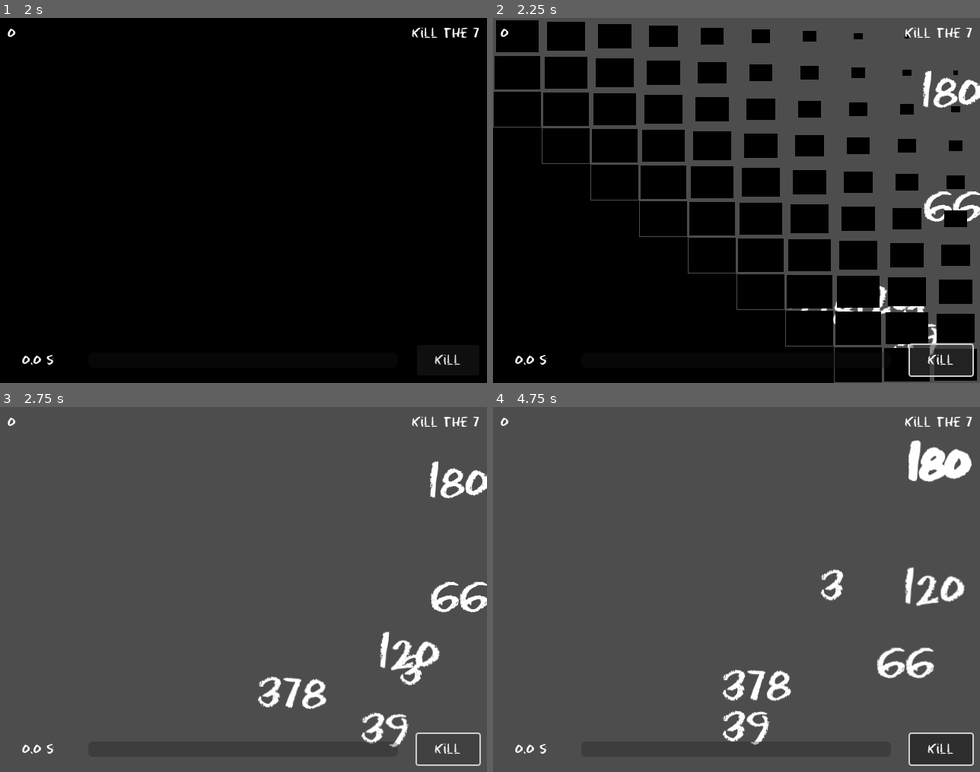
Above: before the commit, frames 1-4 (two rows, left to right).
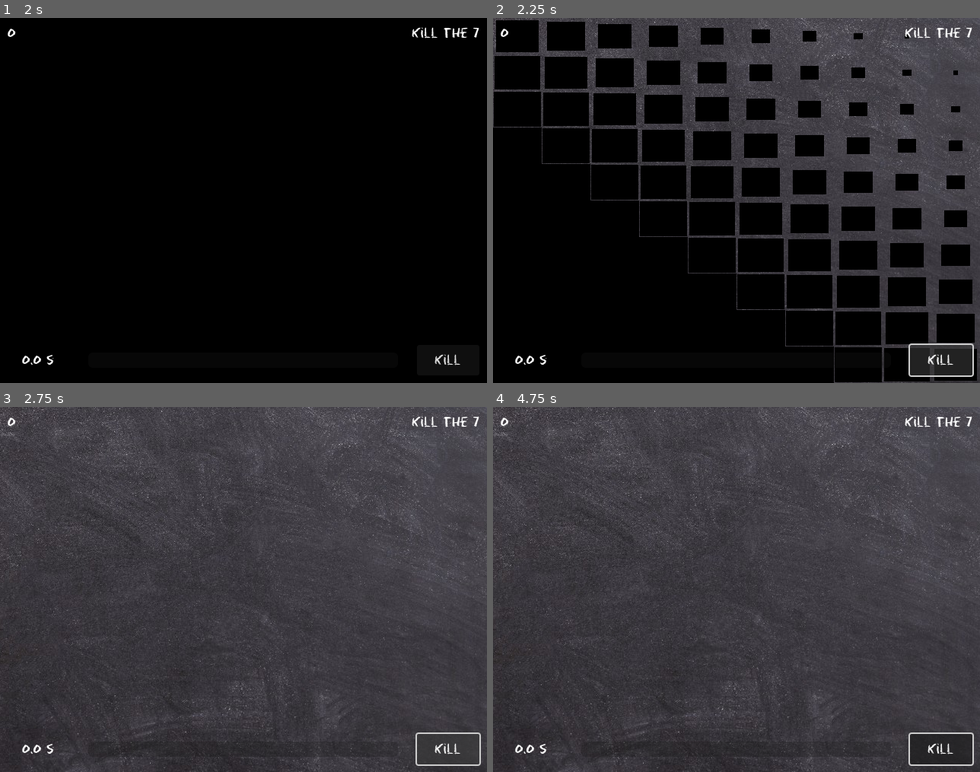
Above: after the commit, the same moments.

Repository: AntDum/UngodlyNumber
Game: Godot game, scene res://scenes/menu/main_menu.tscn
Two runs of this game, one before a commit and one after it. Both use one fixed random seed, a clock stepped at 60 frames per second and the inputs below.
Inputs (mouse positions are in pixels of both pictures, inside the frame that each line leads up to):
- Up to frame 1 (2 s): click "Play" at 0.5 s; click "Play" at 1.25 s
- Up to frame 2 (2.25 s): click "Kill" at 2 s
- Up to frame 3 (2.75 s): no input
- Up to frame 4 (4.75 s): click "Kill" at 2.75 s; click "Kill" at 3.5 s; move the mouse to (950, 483) at 4.27 s; click (950, 483) at 4.42 s

Frame 1 is identical in both runs. In frame 2, 3.9% of the frame differs, in the area x 0-100%, y 0-100%; in frame 3, 24%; in frame 4, 24%.

Commit message:
hello world

Diff:
--- a/scenes/Level.tscn
+++ b/scenes/Level.tscn
@@ -1,13 +1,21 @@
-[gd_scene load_steps=6 format=3 uid="uid://wavwqkxu8swx"]
+[gd_scene load_steps=7 format=3 uid="uid://c7hh264r55r2i"]
 
-[ext_resource type="Script" uid="uid://c3354xdut8i3c" path="res://scripts/stat_manager.gd" id="1_kl8ac"]
+[ext_resource type="Script" path="res://scripts/stat_manager.gd" id="1_kl8ac"]
 [ext_resource type="Script" uid="uid://dr4pjfyik17bx" path="res://scripts/game_manager.gd" id="1_uhqny"]
 [ext_resource type="Script" uid="uid://b67j40yg6h0jh" path="res://scenes/number_manager.gd" id="2_k5jlv"]
-[ext_resource type="PackedScene" uid="uid://dq0wpoywm1r6o" path="res://scenes/ui.tscn" id="3_6vs76"]
+[ext_resource type="PackedScene" path="res://scenes/ui.tscn" id="3_6vs76"]
+[ext_resource type="Texture2D" uid="uid://bnli8vd25t7wb" path="res://assets/blackboard.png" id="5_qifjx"]
 
 [sub_resource type="WorldBoundaryShape2D" id="WorldBoundaryShape2D_6vs76"]
 
 [node name="Level" type="Node2D"]
+
+[node name="TextureRect" type="TextureRect" parent="."]
+offset_left = -276.0
+offset_top = -185.0
+offset_right = 924.0
+offset_bottom = 615.0
+texture = ExtResource("5_qifjx")
 
 [node name="StatManager" type="Node" parent="."]
 script = ExtResource("1_kl8ac")
--- a/scenes/number.tscn
+++ b/scenes/number.tscn
@@ -10,6 +10,33 @@
 outline_color = Color(0.105882, 0.643137, 0.239216, 1)
 
 [sub_resource type="CircleShape2D" id="CircleShape2D_1u5is"]
+
+[sub_resource type="Animation" id="Animation_ctckn"]
+length = 0.001
+tracks/0/type = "value"
+tracks/0/imported = false
+tracks/0/enabled = true
+tracks/0/path = NodePath("Value:rotation")
+tracks/0/interp = 1
+tracks/0/loop_wrap = true
+tracks/0/keys = {
+"times": PackedFloat32Array(0),
+"transitions": PackedFloat32Array(1),
+"update": 0,
+"values": [0.0]
+}
+tracks/1/type = "value"
+tracks/1/imported = false
+tracks/1/enabled = true
+tracks/1/path = NodePath("Value:position")
+tracks/1/interp = 1
+tracks/1/loop_wrap = true
+tracks/1/keys = {
+"times": PackedFloat32Array(0),
+"transitions": PackedFloat32Array(1),
+"update": 0,
+"values": [Vector2(-172, -44)]
+}
 
 [sub_resource type="Animation" id="Animation_1u5is"]
 resource_name = "idle"
@@ -37,33 +64,6 @@
 "transitions": PackedFloat32Array(1, 2.37841),
 "update": 0,
 "values": [Vector2(-172, -44), Vector2(-172, -46)]
-}
-
-[sub_resource type="Animation" id="Animation_ctckn"]
-length = 0.001
-tracks/0/type = "value"
-tracks/0/imported = false
-tracks/0/enabled = true
-tracks/0/path = NodePath("Value:rotation")
-tracks/0/interp = 1
-tracks/0/loop_wrap = true
-tracks/0/keys = {
-"times": PackedFloat32Array(0),
-"transitions": PackedFloat32Array(1),
-"update": 0,
-"values": [0.0]
-}
-tracks/1/type = "value"
-tracks/1/imported = false
-tracks/1/enabled = true
-tracks/1/path = NodePath("Value:position")
-tracks/1/interp = 1
-tracks/1/loop_wrap = true
-tracks/1/keys = {
-"times": PackedFloat32Array(0),
-"transitions": PackedFloat32Array(1),
-"update": 0,
-"values": [Vector2(-172, -44)]
 }
 
 [sub_resource type="Animation" id="Animation_k6nth"]
@@ -122,4 +122,5 @@
 libraries = {
 &"": SubResource("AnimationLibrary_1283t")
 }
+
 [connection signal="input_event" from="Area2D" to="." method="_on_area_2d_input_event"]
--- a/scenes/number_manager.gd
+++ b/scenes/number_manager.gd
@@ -2,16 +2,28 @@
 class_name NumberManager
 
 var NumberScn = preload("res://scenes/number.tscn")
+@onready var stat_manager: Node = $"../StatManager"
+@onready var ui: UI = $"../UI"
+
+var round_number = 0
 
 # Called when the node enters the scene tree for the first time.
 func _ready() -> void:
 	EventBus.split.connect(_on_split)
-	build_numbers(2, 4, 3)
-	pass # Replace with function body.
+	EventBus.round_started.connect(_on_new_round)
+
 
 # Called every frame. 'delta' is the elapsed time since the previous frame.
 func _process(delta: float) -> void:
 	pass
+
+const ungodly_candidates = [2, 3, 5, 7, 11, 13, 17]
+
+func _on_new_round():
+	round_number += 1
+	var ungodly = ungodly_candidates.pick_random()
+	build_numbers(round_number, 1, ungodly)
+	ui.set_impie(ungodly)
 
 var rng = RandomNumberGenerator.new()
 
Not shown: 1 places in scenes/number.tscn that only renumber resources
